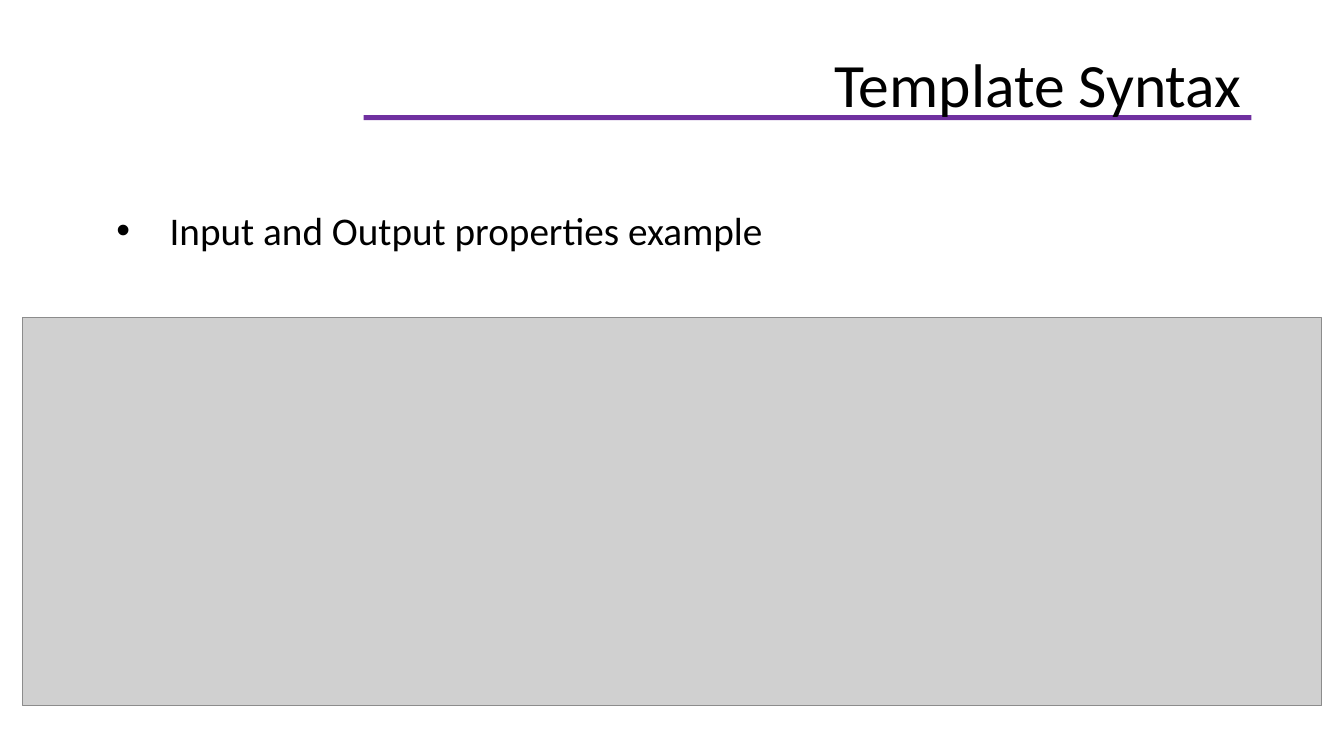
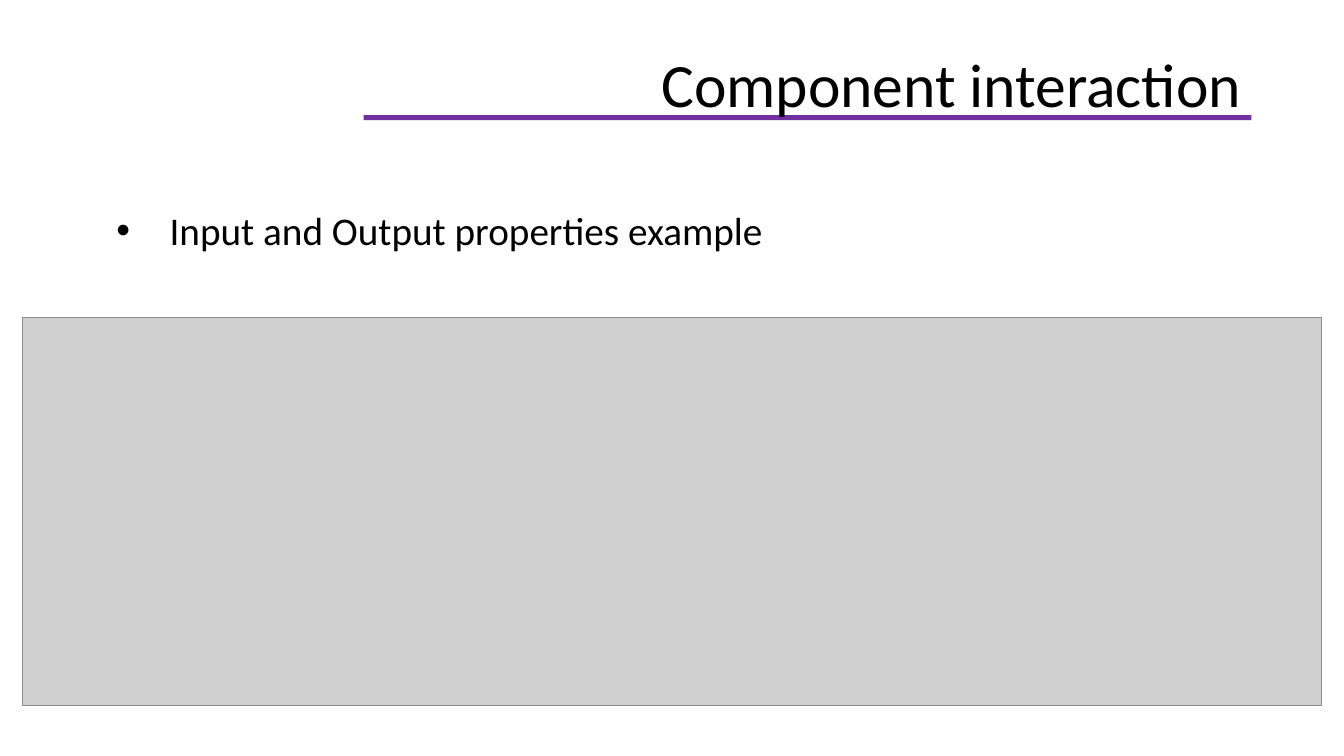
Before and after one commit to helenhash/angular-training, a slide deck: slide 46 of docs/Angular Training.pptx (slide 39 before the commit). Drawn at 1344x756 pixels with LibreOffice and Linux fonts; fonts in the diff are those of the drawing; grey boxes stand for pictures; background and template pictures are left out. Boxes give left, top, right and bottom in pixels: in the first picture for what was removed or moved away, otherwise in the second. Text is boxed around its words. In the diff, an @@ line names an element or a change of style, - is before the commit and + after.

```diff
--- a/docs/Angular Training.pptx
+++ b/docs/Angular Training.pptx
@@ title at bbox=[661, 64, 1241, 120]: text changed @@
-Template Syntax
+Component interaction
```
Also in this commit, not shown: 43 other slides changed, 9 slides added, 9 slides removed, 18 other files.
